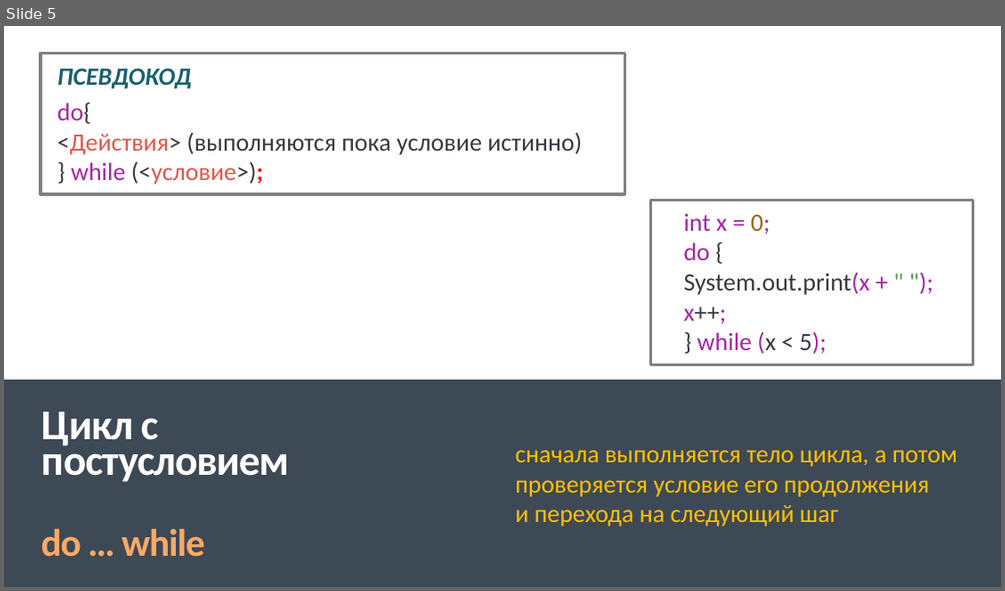
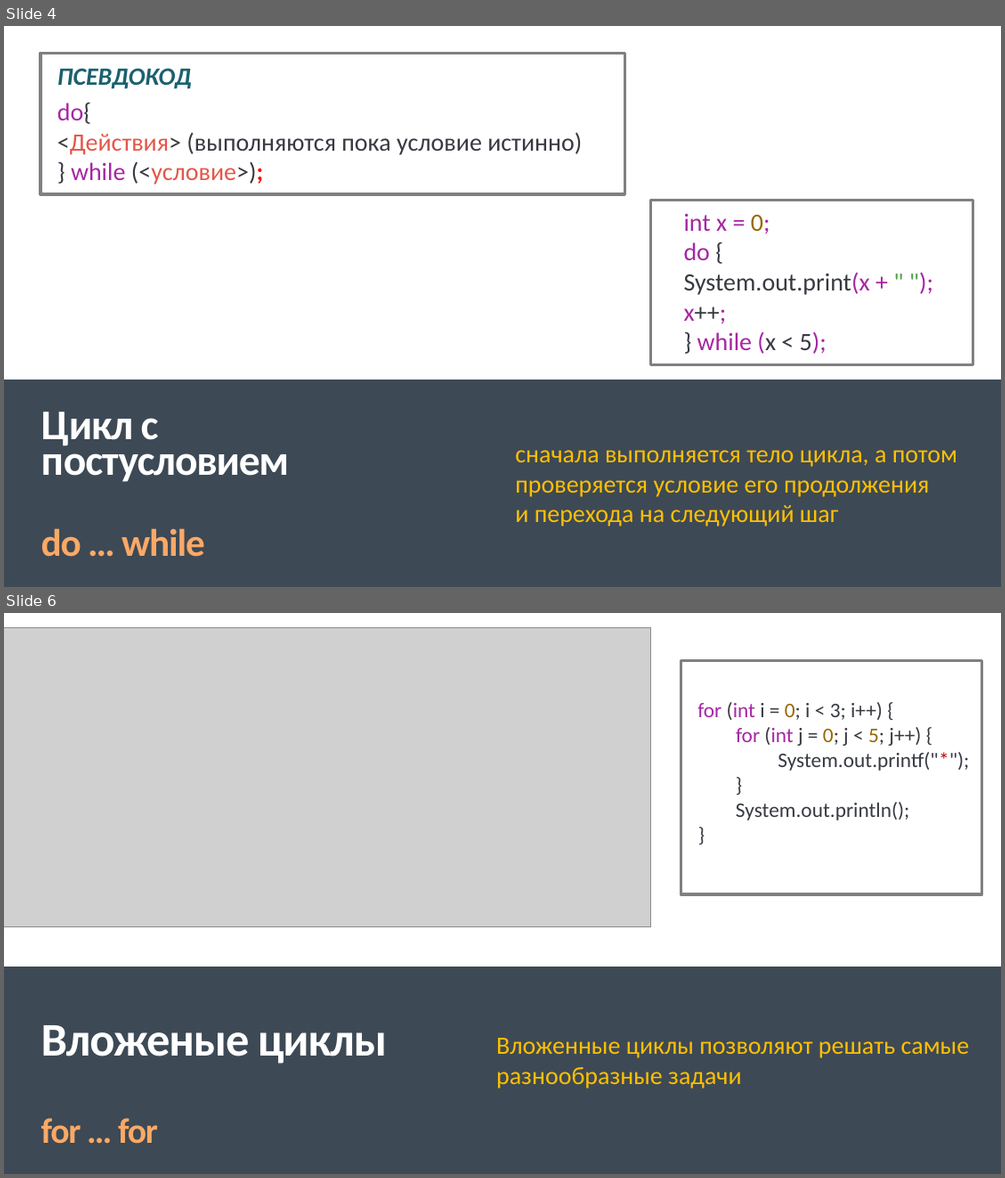
Before and after one commit to IriEfremova/LessonsCube, a slide deck: Samsung/Lesson6/Циклы в Java.pptx. Shown one above the other, each under a label of ours: slide 5 before the commit, slides 4 and 6 after it; the slides between them are not shown. The pictures are 1005x591 and 1005x1178 pixels, drawn with LibreOffice and Linux fonts; fonts in the diff are those of the drawing; grey boxes stand for pictures. Boxes give left, top, right and bottom in pixels: in the first picture for what was removed or moved away, otherwise in the second. Text is boxed around its words. In the diff, an @@ line names an element or a change of style, - is before the commit and + after.

```diff
--- a/Samsung/Lesson6/Циклы в Java.pptx
+++ b/Samsung/Lesson6/Циклы в Java.pptx
@@ slide 6 added at box(4, 613, 1001, 1174), background #FFFFFF; not listed: 2 template elements that a slide beside it also shows @@
@@ rectangle added at box(4, 613, 1001, 1174), fill #FFFFFF @@
@@ picture added at box(4, 628, 651, 927) @@
@@ rectangle added at box(680, 661, 982, 894), outline #808080 3 pt @@
@@ text added at box(697, 702, 969, 820), 20 pt, text #383A42 @@
+for (int i = 0; i < 3; i++) {
+for (int j = 0; j < 5; j++) {
+System.out.printf("*");
+}
+System.out.println();
+}
@@ rectangle added at box(4, 966, 1001, 1174), fill #3D4955 @@
@@ text added at box(41, 1025, 387, 1143), 45 pt, text #FFFFFF, bold @@
+Вложеные циклы
+for … for
@@ text added at box(496, 1038, 970, 1088), 24 pt, text #FFC000 @@
+Вложенные циклы позволяют решать самые разнообразные задачи
@@ what was slide 5 is now slide 4 @@
```
Also in this commit, not shown: 1 slide changed, 7 other slides added, 1 slide removed.
